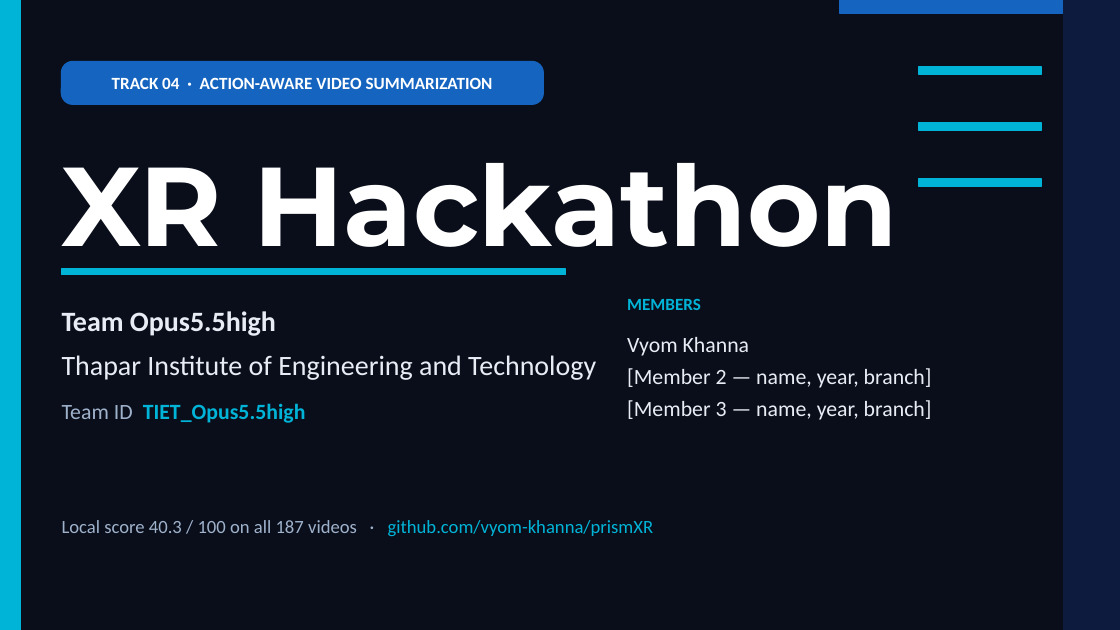
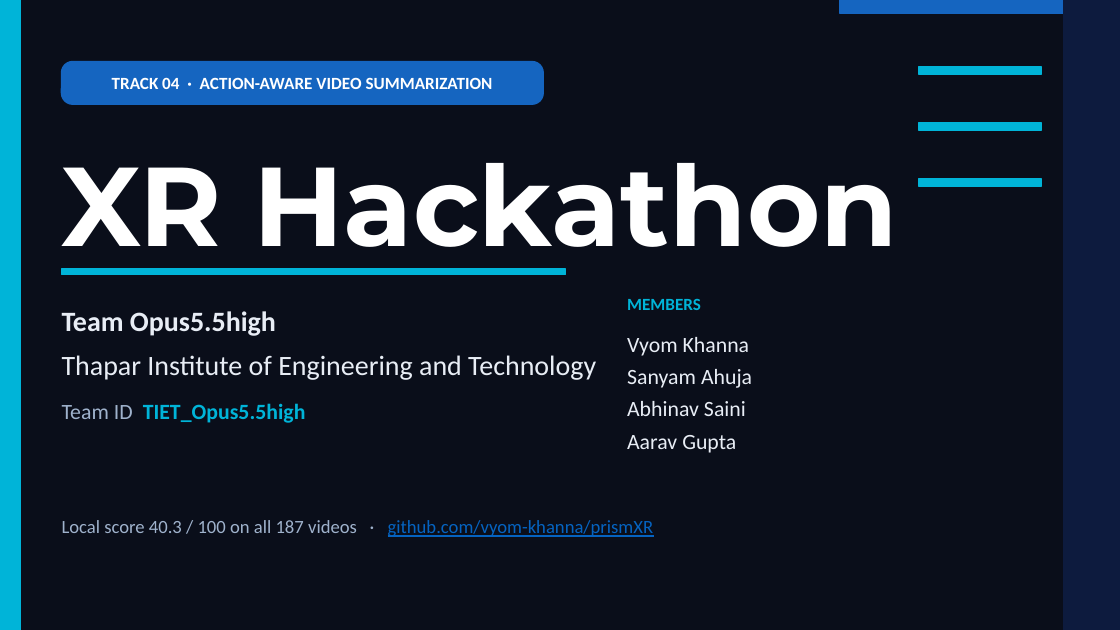
Before and after one commit to vyom-khanna/prismXR, a slide deck: slide 1 of TIET_Opus5.5high_Submission.pptx. Drawn at 1120x630 pixels with LibreOffice and Linux fonts; fonts in the diff are those of the drawing. Boxes give left, top, right and bottom in pixels: in the first picture for what was removed or moved away, otherwise in the second. Text is boxed around its words. In the diff, an @@ line names an element or a change of style, - is before the commit and + after.

```diff
--- a/TIET_Opus5.5high_Submission.pptx
+++ b/TIET_Opus5.5high_Submission.pptx
@@ text at [627,369,752,453]: text changed @@
-[Member 2 — name, year, branch]
-[Member 3 — name, year, branch]
+Sanyam Ahuja
+Abhinav Saini
+Aarav Gupta
@@ text "Local score 40.3 / 100 ..." at [62,520,654,537]: text colour #00B4D8 to #0563C1, underline on in "github.com/vyom-khanna/prismXR" @@
```
Also in this commit, not shown: 1 other slide changed, 8 other files.
